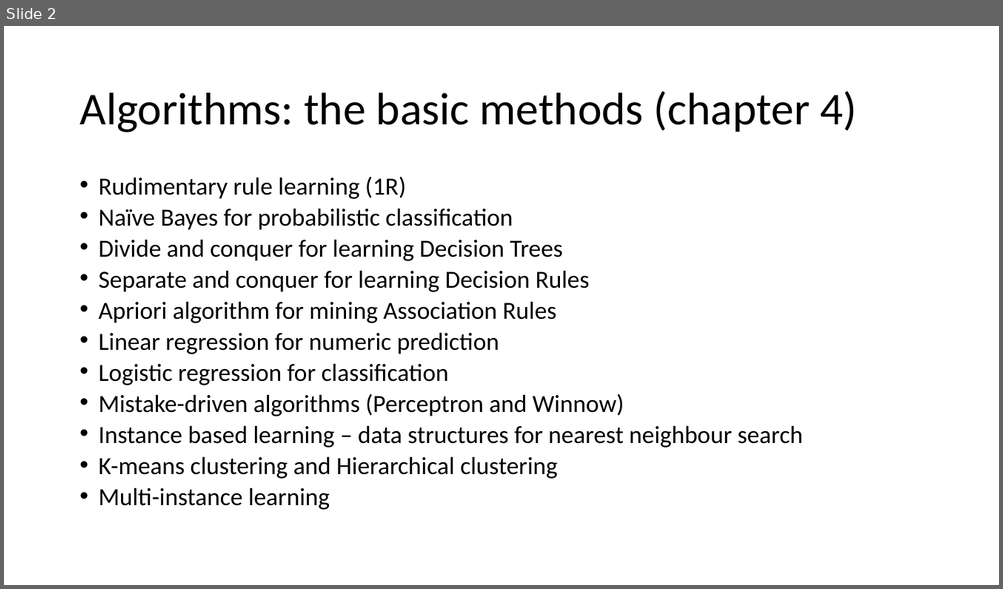
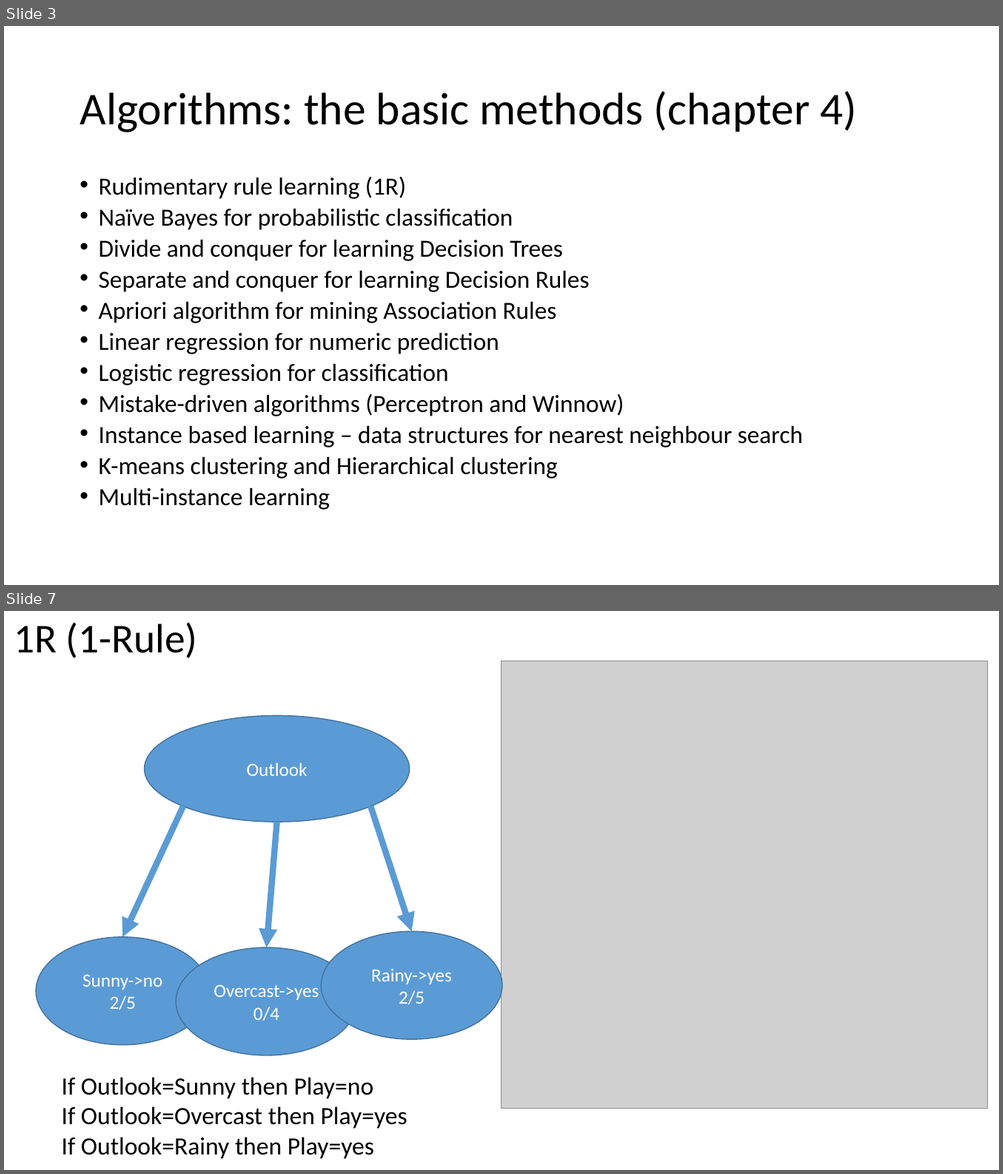
Before and after one commit to russellu/cs405, a slide deck: Lecture_04.pptx. Shown one above the other, each under a label of ours: slide 2 before the commit, slides 3 and 7 after it; the slides between them are not shown. The pictures are 1003x589 and 1003x1174 pixels, drawn with LibreOffice and Linux fonts; fonts in the diff are those of the drawing; grey boxes stand for pictures. Boxes give left, top, right and bottom in pixels: in the first picture for what was removed or moved away, otherwise in the second. Text is boxed around its words. In the diff, an @@ line names an element or a change of style, - is before the commit and + after.

```diff
--- a/Lecture_04.pptx
+++ b/Lecture_04.pptx
@@ slide 7 added at (4, 611, 999, 1170), background #FFFFFF @@
@@ title added at (14, 622, 198, 658), 39.6 pt, text #000000 @@
+1R (1-Rule)
@@ picture added at (502, 661, 987, 1109) @@
@@ ellipse added at (145, 715, 409, 822), fill #5B9BD5, outline #43739E 1 pt, 18 pt, text #FFFFFF @@
+Outlook
@@ arrow added from (183, 806) to (122, 937), #5B9BD5 6 pt @@
@@ arrow added from (370, 806) to (412, 932), #5B9BD5 6 pt @@
@@ arrow added from (277, 822) to (267, 948), #5B9BD5 6 pt @@
@@ ellipse added at (36, 937, 210, 1045), fill #5B9BD5, outline #43739E 1 pt, 18 pt, text #FFFFFF @@
+Sunny->no
+2/5
@@ ellipse added at (321, 932, 503, 1040), fill #5B9BD5, outline #43739E 1 pt, 18 pt, text #FFFFFF @@
+Rainy->yes
+2/5
@@ ellipse added at (176, 948, 357, 1056), fill #5B9BD5, outline #43739E 1 pt, 18 pt, text #FFFFFF @@
+Overcast->yes
+0/4
@@ text added at (62, 1077, 407, 1159), 24 pt, text #000000 @@
+If Outlook=Sunny then Play=no
+If Outlook=Overcast then Play=yes
+If Outlook=Rainy then Play=yes
@@ what was slide 2 is now slide 3 @@
```
Also in this commit, not shown: 1 slide changed, 18 other slides added.
